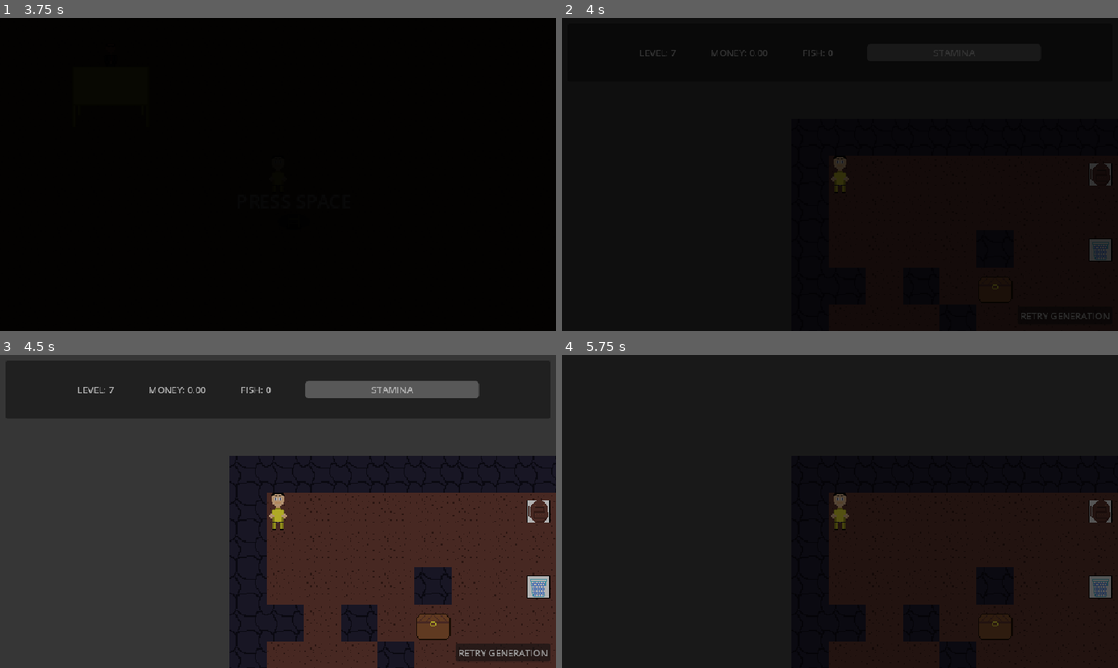
Above: before the commit, frames 1-4 (two rows, left to right).
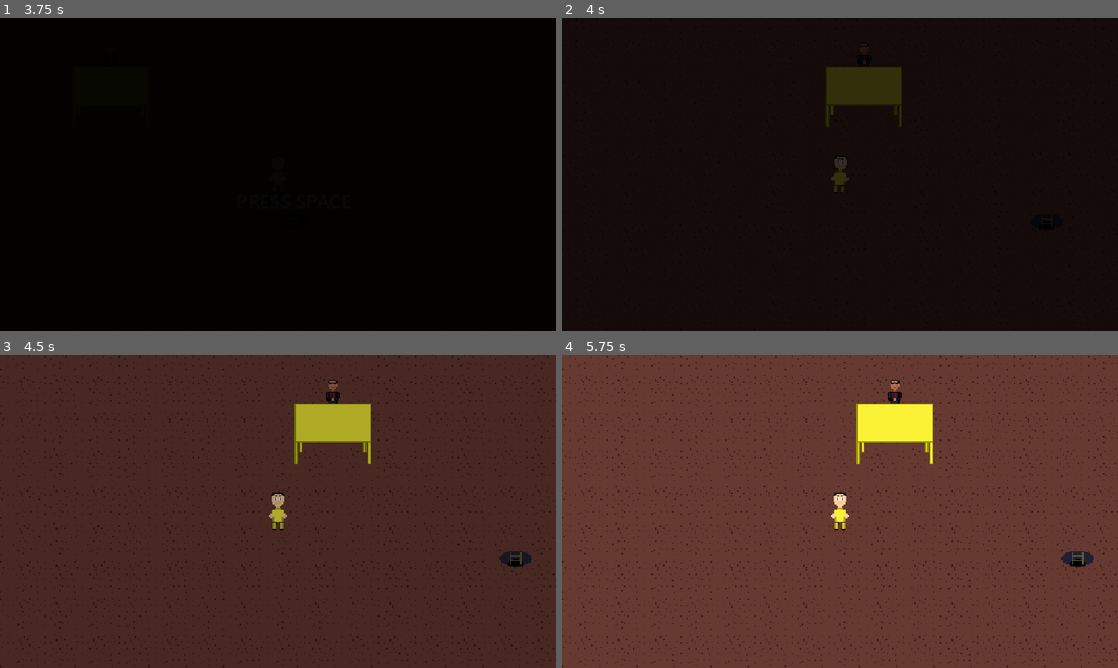
Above: after the commit, the same moments.

Repository: GustavoIgor/what-a-good-fish
Game: Godot game, scene res://Scenes/shop_zone.tscn
Same seed, same stepped clock (60 frames per second), same inputs: the game is played once before the commit and once after it. This scene is started directly instead of the project's main scene.
Inputs (mouse positions are in pixels of both pictures, inside the frame that each line leads up to):
- Up to frame 1 (3.75 s): tap Enter (ui_accept) at 0.5, 0.8, 2 s; move the mouse to (400, 158) at 0.52 s; hold D (right) 0.53-1.25 s; hold E (fishing) 0.53-1.25 s; click (400, 158) at 0.67 s; tap T (shop) at 0.77, 1.07 s; drag from (166, 190) to (194, 93) at 1.27 s; move the mouse to (333, 105) at 2.02 s; hold D (right) 2.03-2.75 s; hold T (shop) 2.03-2.75 s; click (333, 105) at 2.17 s; tap E (fishing) at 2.3 s; tap Space (next_dialogue) at 2.75, 3.5 s; drag from (250, 237) to (111, 127) at 2.77 s; move the mouse to (444, 221) at 3.52 s; hold A (left) from 3.53 s (still down); hold Space (next_dialogue) from 3.53 s (still down); click (444, 221) at 3.67 s
- Up to frame 2 (4 s): keep holding A (left); keep holding Space (next_dialogue); tap T (shop) at 3.77, 3.8 s
- Up to frame 3 (4.5 s): tap T (shop) at 4.07 s; tap Escape (cancel) at 4.15 s; release A (left) at 4.25 s; release Space (next_dialogue) at 4.25 s; click (500, 652) at 4.25 s, where only the run before the commit has a clickable "RETRY GENERATION"
- Up to frame 4 (5.75 s): click (1062, 652) at 5 s, where only the run before the commit has a clickable "RETRY GENERATION"

Frame 1 is identical in both runs. In frame 2, 2.3% of the frame differs, in the area x 14-99%, y 8-97%; in frame 3, 37%; in frame 4, 100%, in the area x 0-100%, y 0-100%.

Commit message:
Updated to Godot 4.5, Finished trade, add new songs and bug fixes

Diff:
--- a/Resources/consumable_item.gd
+++ b/Resources/consumable_item.gd
@@ -4,5 +4,5 @@
 @export var heal_amount: int = 0
 @export var stamina_restore: int = 0
 
-func use(target) -> void:
+func use() -> void:
 	Global.change_stamina(stamina_restore)
--- a/Resources/item_resource.gd
+++ b/Resources/item_resource.gd
@@ -4,5 +4,6 @@
 @export var id: String
 @export var name: String
 @export var description: String
-@export var icon: Texture2D
+@export var price : float
+@export var icon: Texture
 @export var stackable: bool = true
--- a/Resources/itens/small_potion.tres
+++ b/Resources/itens/small_potion.tres
@@ -6,10 +6,9 @@
 [resource]
 script = ExtResource("2_8k1e3")
 heal_amount = 20
-stamina_restore = 0
 id = "0"
 name = "Small Potion"
 description = "It's a regular potion"
+price = 150.5
 icon = ExtResource("1_3a7mt")
-stackable = true
 metadata/_custom_type_script = "uid://8cr13k3a1kow"
--- /dev/null
+++ b/Resources/trade_item_interface.tres
@@ -0,0 +1,8 @@
+[gd_resource type="StyleBoxFlat" format=3 uid="uid://h763tmt77xw7"]
+
+[resource]
+bg_color = Color(0.6897275, 0.21697894, 0, 0.5647059)
+corner_radius_top_left = 10
+corner_radius_top_right = 10
+corner_radius_bottom_right = 10
+corner_radius_bottom_left = 10
--- a/Scenes/buy_item_interface.tscn
+++ b/Scenes/buy_item_interface.tscn
@@ -1,6 +1,91 @@
-[gd_scene load_steps=2 format=3 uid="uid://dh5symvsxvmu8"]
+[gd_scene load_steps=4 format=3 uid="uid://dh5symvsxvmu8"]
 
 [ext_resource type="Script" uid="uid://c3pgbtt11q5yy" path="res://Scripts/buy_item_interface.gd" id="1_1ryuh"]
+[ext_resource type="PackedScene" uid="uid://ew425eutsfhw" path="res://Scenes/item_slot.tscn" id="2_7rsfw"]
+[ext_resource type="StyleBox" uid="uid://h763tmt77xw7" path="res://Resources/trade_item_interface.tres" id="2_khrdg"]
 
 [node name="BuyItemInterface" type="CanvasLayer"]
 script = ExtResource("1_1ryuh")
+singular_slot = ExtResource("2_7rsfw")
+
+[node name="Panel" type="Panel" parent="."]
+custom_minimum_size = Vector2(700, 400)
+anchors_preset = 8
+anchor_left = 0.5
+anchor_top = 0.5
+anchor_right = 0.5
+anchor_bottom = 0.5
+offset_left = -20.0
+offset_top = -20.0
+offset_right = 20.0
+offset_bottom = 20.0
+grow_horizontal = 2
+grow_vertical = 2
+theme_override_styles/panel = ExtResource("2_khrdg")
+
+[node name="GridContainer" type="GridContainer" parent="Panel"]
+custom_minimum_size = Vector2(330, 380)
+layout_mode = 1
+anchors_preset = 4
+anchor_top = 0.5
+anchor_bottom = 0.5
+offset_left = 10.0
+offset_top = -190.0
+offset_right = 340.0
+offset_bottom = 190.0
+grow_vertical = 2
+columns = 5
+
+[node name="TradeContainer" type="VBoxContainer" parent="Panel"]
+custom_minimum_size = Vector2(330, 380)
+layout_mode = 1
+anchors_preset = 6
+anchor_left = 1.0
+anchor_top = 0.5
+anchor_right = 1.0
+anchor_bottom = 0.5
+offset_left = -340.0
+offset_top = -190.0
+offset_right = -10.0
+offset_bottom = 190.0
+grow_horizontal = 0
+grow_vertical = 2
+theme_override_constants/separation = 30
+alignment = 1
+
+[node name="InitialLabel" type="Label" parent="Panel/TradeContainer"]
+layout_mode = 2
+text = "TEXT"
+horizontal_alignment = 1
+vertical_alignment = 1
+
+[node name="HBoxContainer" type="HBoxContainer" parent="Panel/TradeContainer"]
+layout_mode = 2
+alignment = 1
+
+[node name="ItemSlot" parent="Panel/TradeContainer/HBoxContainer" instance=ExtResource("2_7rsfw")]
+layout_mode = 2
+
+[node name="DescriptionLabel" type="Label" parent="Panel/TradeContainer"]
+layout_mode = 2
+text = "TEXT"
+horizontal_alignment = 1
+vertical_alignment = 1
+
+[node name="PriceLabel" type="Label" parent="Panel/TradeContainer"]
+layout_mode = 2
+text = "TEXT"
+horizontal_alignment = 1
+vertical_alignment = 1
+
+[node name="CurrentBalance" type="Label" parent="Panel/TradeContainer"]
+layout_mode = 2
+horizontal_alignment = 1
+vertical_alignment = 1
+
+[node name="BuyButton" type="Button" parent="Panel/TradeContainer"]
+visible = false
+layout_mode = 2
+text = "BUY"
+
+[connection signal="pressed" from="Panel/TradeContainer/BuyButton" to="." method="_on_buy_button_pressed"]
--- a/Scenes/sell_fish_interface.tscn
+++ b/Scenes/sell_fish_interface.tscn
@@ -75,8 +75,4 @@
 text = "SELL
 "
 
-[node name="DragPreview" type="TextureRect" parent="."]
-offset_right = 40.0
-offset_bottom = 40.0
-
-[connection signal="mouse_entered" from="Panel/TradeContainer/SellButton" to="." method="_on_sell_button_pressed"]
+[connection signal="pressed" from="Panel/TradeContainer/SellButton" to="." method="_on_sell_button_pressed"]
--- a/Scenes/sell_item_interface.tscn
+++ b/Scenes/sell_item_interface.tscn
@@ -1,6 +1,91 @@
-[gd_scene load_steps=2 format=3 uid="uid://ck0h6u5611vuw"]
+[gd_scene load_steps=4 format=3 uid="uid://ck0h6u5611vuw"]
 
 [ext_resource type="Script" uid="uid://mc4toxxwwwcj" path="res://Scripts/sell_item_interface.gd" id="1_uw2l5"]
+[ext_resource type="PackedScene" uid="uid://ew425eutsfhw" path="res://Scenes/item_slot.tscn" id="2_y668u"]
+[ext_resource type="StyleBox" uid="uid://h763tmt77xw7" path="res://Resources/trade_item_interface.tres" id="3_gbqxf"]
 
 [node name="SellItemInterface" type="CanvasLayer"]
 script = ExtResource("1_uw2l5")
+singular_slot = ExtResource("2_y668u")
+
+[node name="Panel" type="Panel" parent="."]
+custom_minimum_size = Vector2(700, 400)
+anchors_preset = 8
+anchor_left = 0.5
+anchor_top = 0.5
+anchor_right = 0.5
+anchor_bottom = 0.5
+offset_left = -20.0
+offset_top = -20.0
+offset_right = 20.0
+offset_bottom = 20.0
+grow_horizontal = 2
+grow_vertical = 2
+theme_override_styles/panel = ExtResource("3_gbqxf")
+
+[node name="GridContainer" type="GridContainer" parent="Panel"]
+custom_minimum_size = Vector2(330, 380)
+layout_mode = 1
+anchors_preset = 4
+anchor_top = 0.5
+anchor_bottom = 0.5
+offset_left = 10.0
+offset_top = -190.0
+offset_right = 340.0
+offset_bottom = 190.0
+grow_vertical = 2
+columns = 5
+
+[node name="TradeContainer" type="VBoxContainer" parent="Panel"]
+custom_minimum_size = Vector2(330, 380)
+layout_mode = 1
+anchors_preset = 6
+anchor_left = 1.0
+anchor_top = 0.5
+anchor_right = 1.0
+anchor_bottom = 0.5
+offset_left = -340.0
+offset_top = -190.0
+offset_right = -10.0
+offset_bottom = 190.0
+grow_horizontal = 0
+grow_vertical = 2
+theme_override_constants/separation = 30
+alignment = 1
+
+[node name="InitialLabel" type="Label" parent="Panel/TradeContainer"]
+layout_mode = 2
+text = "TEXT"
+horizontal_alignment = 1
+vertical_alignment = 1
+
+[node name="HBoxContainer" type="HBoxContainer" parent="Panel/TradeContainer"]
+layout_mode = 2
+alignment = 1
+
+[node name="ItemSlot" parent="Panel/TradeContainer/HBoxContainer" instance=ExtResource("2_y668u")]
+layout_mode = 2
+
+[node name="DescriptionLabel" type="Label" parent="Panel/TradeContainer"]
+layout_mode = 2
+text = "TEXT"
+horizontal_alignment = 1
+vertical_alignment = 1
+
+[node name="PriceLabel" type="Label" parent="Panel/TradeContainer"]
+layout_mode = 2
+text = "TEXT"
+horizontal_alignment = 1
+vertical_alignment = 1
+
+[node name="CurrentBalance" type="Label" parent="Panel/TradeContainer"]
+layout_mode = 2
+horizontal_alignment = 1
+vertical_alignment = 1
+
+[node name="SellButton" type="Button" parent="Panel/TradeContainer"]
+visible = false
+layout_mode = 2
+text = "SELL"
+
+[connection signal="pressed" from="Panel/TradeContainer/SellButton" to="." method="_on_sell_button_pressed"]
--- a/Scenes/shop_zone.tscn
+++ b/Scenes/shop_zone.tscn
@@ -1,5 +1,6 @@
-[gd_scene load_steps=7 format=4 uid="uid://udsgcl4sayq0"]
+[gd_scene load_steps=8 format=4 uid="uid://udsgcl4sayq0"]
 
+[ext_resource type="Script" uid="uid://5qv5hkhf5brg" path="res://Scripts/shop_zone.gd" id="1_gdxno"]
 [ext_resource type="Texture2D" uid="uid://d5c1uqs7uvtw" path="res://Assets/Arts/ground_tiles.png" id="1_w7qgv"]
 [ext_resource type="PackedScene" uid="uid://5rua4ytttpht" path="res://Scenes/vendor.tscn" id="2_gdxno"]
 [ext_resource type="PackedScene" uid="uid://dou71pvxktk12" path="res://Scenes/player.tscn" id="3_rklug"]
@@ -20,6 +21,7 @@
 sources/0 = SubResource("TileSetAtlasSource_uag1l")
 
 [node name="Shop_zone" type="Node2D"]
+script = ExtResource("1_gdxno")
 
 [node name="TileWrapper" type="Node2D" parent="."]
 
--- a/Scripts/buy_item_interface.gd
+++ b/Scripts/buy_item_interface.gd
@@ -1 +1,79 @@
 extends CanvasLayer
+
+@export var singular_slot : PackedScene
+@onready var grid := $Panel/GridContainer
+@onready var trade_slot := $Panel/TradeContainer/HBoxContainer/ItemSlot
+
+@onready var initial_label := $Panel/TradeContainer/InitialLabel
+@onready var description_label := $Panel/TradeContainer/DescriptionLabel
+@onready var price_label := $Panel/TradeContainer/PriceLabel
+@onready var current_balance := $Panel/TradeContainer/CurrentBalance
+@onready var buy_button := $Panel/TradeContainer/BuyButton
+
+const SlotClass = preload("res://Scripts/item_slot.gd")
+
+var item_index: int = -1
+var on_sale_itens : Array[Dictionary]
+
+func _ready() -> void:
+	check_sale_itens()
+	set_slots()
+	for i in range(grid.get_child_count()):
+		var slot: SlotClass = grid.get_child(i)
+		slot.gui_input.connect(slot_gui_input.bind(slot, i))
+	Global.money_changed.connect(_on_money_changed)
+	_on_money_changed()
+	analize_item()
+
+func check_sale_itens():
+	on_sale_itens.append(
+		{
+			"item" : preload("res://Resources/itens/small_potion.tres"),
+			"quantity" : 1
+		}
+	)
+
+func slot_gui_input(event: InputEvent, slot: SlotClass, slot_index: int) -> void:
+	if event is InputEventMouseButton and event.button_index == MOUSE_BUTTON_LEFT and event.pressed:
+		if slot.data:
+			trade_slot.set_data(slot.data)
+			item_index = slot_index
+			analize_item()
+	if event.is_action_pressed("cancel"):
+		cancel()
+
+func cancel():
+	item_index = -1
+	trade_slot.set_data({})
+	analize_item()
+
+func set_slots():
+	for i in on_sale_itens.size():
+		var slot := singular_slot.instantiate()
+		grid.add_child(slot)
+		slot.set_data(on_sale_itens[i])
+
+func analize_item():
+	if trade_slot.data:
+		initial_label.text = "It's a " + trade_slot.data["item"].name
+		description_label.text = trade_slot.data["item"].description
+		price_label.text = "I will sell it for " + str("%.2f" % trade_slot.data["item"].price) + "."
+		buy_button.show()
+	else:
+		initial_label.text = ""
+		description_label.text = ""
+		price_label.text = ""
+		buy_button.hide()
+
+func _on_money_changed():
+	current_balance.text = "Current balance: " + str("%.2f" % Global.money)
+
+func _on_buy_button_pressed() -> void:
+	if !trade_slot.data:
+		return
+	if trade_slot.data["item"].price > Global.money:
+		initial_label.text = "Not enough money"
+		return
+	InventoryManager.add_item(trade_slot.data["item"])
+	Global.change_money(-trade_slot.data["item"].price)
+	cancel()
--- a/Scripts/chest.gd
+++ b/Scripts/chest.gd
@@ -21,11 +21,11 @@
 	if event.is_action_pressed("ui_accept") and inside:
 		open()
 
-func _on_area_2d_body_entered(body: Node2D) -> void:
+func _on_area_2d_body_entered(_body: Node2D) -> void:
 	inside = true
 	$Label.show()
 
 
-func _on_area_2d_body_exited(body: Node2D) -> void:
+func _on_area_2d_body_exited(_body: Node2D) -> void:
 	inside = false
 	$Label.hide()
--- a/Scripts/dialogue_event_manager.gd
+++ b/Scripts/dialogue_event_manager.gd
@@ -1,5 +1,4 @@
 extends Node
-
 
 func _ready() -> void:
 	DialogueManager.choice_made.connect(_on_choice_made)
@@ -11,5 +10,10 @@
 			pass
 
 func _on_dialogue_ended():
-	if DialogueCommunicator.dialogue_name == "vendor_first_interaction":
-		Global.events["vendor_first_interaction"] = true
+	match DialogueCommunicator.dialogue_name:
+		"vendor_first_interaction":
+			Global.events["vendor_first_interaction"] = true
+		"fish_caught":
+			Global.fishing = false
+		"fish_caught_failed":
+			Global.fishing = false
--- a/Scripts/dungeon.gd
+++ b/Scripts/dungeon.gd
@@ -12,11 +12,12 @@
 @onready var tilemap := $TileWrapper/Ground  # Assuming your TileMap is a child node
 
 func _ready():
+	Global.is_descending = false
 	generate_room()
 	place_objects()
 	place_player()
 	InventoryManager.add_item(ItemGenerator.small_potion, 1)
-	#SoundManager.play_music(load("res://Assets/music/WHAT A GOOD FISH.wav"), false, -10)
+	SoundManager.play_music(load("res://Assets/music/WHAT A GOOD FISH.wav"), false, -10)
 
 func generate_room():
 	# Set all tiles to floor first
--- a/Scripts/global.gd
+++ b/Scripts/global.gd
@@ -14,6 +14,7 @@
 var max_hp := 100
 var level := 4
 var fishing := false
+var is_descending := false
 
 var events : Dictionary = {
 	"vendor_first_interaction" : false
@@ -47,7 +48,6 @@
 		Fade.fade_transition("res://Scenes/dungeon.tscn")
 		return
 	level += amount
-
 	if money >= 10000:
 		win()
 		return
--- a/Scripts/inventory_manager.gd
+++ b/Scripts/inventory_manager.gd
@@ -92,13 +92,13 @@
 				inventory_updated.emit()
 			return
 
-func remove_item_by_index(index : int):
-	if index >= 0 and index < item_inventory.size():
-		var f = item_inventory[index]
-		item_inventory[index] = {}
+func remove_item_by_index(index : int, quantity: int = 1):
+	if item_inventory[index]:
+		item_inventory[index]["quantity"] -= quantity
+		if item_inventory[index]["quantity"] <= 0:
+			item_inventory[index] = {}
 		inventory_updated.emit()
-		return f
-	return null
+		return
 
 func swap_item(from_index: int, to_index: int) -> bool:
 	if from_index == to_index:
--- a/Scripts/item_slot.gd
+++ b/Scripts/item_slot.gd
@@ -14,6 +14,10 @@
 
 func set_data(new_data: Dictionary) -> void:
 	data = new_data
+	refresh()
+
+func set_data_singular(new_data : Item) -> void:
+	data = {"item" : new_data, "quantity" : 1}
 	refresh()
 
 func clear() -> void:
--- a/Scripts/lake.gd
+++ b/Scripts/lake.gd
@@ -5,6 +5,8 @@
 
 func _input(event):
 	if event.is_action_pressed("fishing") and inside:
+		if Global.fishing:
+			return
 		if Global.stamina < 33:
 			label.text = "You have no stamina to fish now"
 		elif InventoryManager.get_fish_quantity() >= InventoryManager.fish_capacity:
--- a/Scripts/sell_fish_interface.gd
+++ b/Scripts/sell_fish_interface.gd
@@ -1,6 +1,6 @@
 extends CanvasLayer
 
-@export var  singular_slot : PackedScene
+@export var singular_slot : PackedScene
 @onready var grid_container := $Panel/GridContainer
 @onready var trade_slot := $Panel/TradeContainer/HBoxContainer/Slot
 
--- a/Scripts/sell_item_interface.gd
+++ b/Scripts/sell_item_interface.gd
@@ -1 +1,77 @@
 extends CanvasLayer
+@export var singular_slot : PackedScene
+@onready var grid := $Panel/GridContainer
+@onready var trade_slot := $Panel/TradeContainer/HBoxContainer/ItemSlot
+
+@onready var initial_label := $Panel/TradeContainer/InitialLabel
+@onready var description_label := $Panel/TradeContainer/DescriptionLabel
+@onready var price_label := $Panel/TradeContainer/PriceLabel
+@onready var current_balance := $Panel/TradeContainer/CurrentBalance
+@onready var sell_button := $Panel/TradeContainer/SellButton
+
+const SlotClass = preload("res://Scripts/item_slot.gd")
+
+var item_index: int = -1
+var valor : float
+
+func _ready() -> void:
+	set_slots()
+	_on_inventory_updated()
+	for i in range(grid.get_child_count()):
+		var slot: SlotClass = grid.get_child(i)
+		slot.gui_input.connect(slot_gui_input.bind(slot, i))
+	Global.money_changed.connect(_on_money_changed)
+	InventoryManager.connect("inventory_updated", _on_inventory_updated)
+	_on_money_changed()
+	analize_item()
+
+func slot_gui_input(event: InputEvent, slot: SlotClass, slot_index: int) -> void:
+	if event is InputEventMouseButton and event.button_index == MOUSE_BUTTON_LEFT and event.pressed:
+		if slot.data:
+			trade_slot.set_data_singular(slot.data["item"])
+			item_index = slot_index
+			analize_item()
+	if event.is_action_pressed("cancel"):
+		cancel()
+
+func cancel():
+	item_index = -1
+	trade_slot.set_data({})
+	analize_item()
+	valor = 0
+
+func set_slots():
+	for i in InventoryManager.item_capacity:
+		grid.add_child(singular_slot.instantiate())
+
+func _on_inventory_updated() -> void:
+	for i in range(grid.get_child_count()):
+		var slot: SlotClass = grid.get_child(i)
+		var item: Dictionary = InventoryManager.get_item_at(i)
+		if item:
+			slot.set_data(item)
+		else:
+			slot.clear()
+
+func analize_item():
+	if trade_slot.data:
+		valor = trade_slot.data["item"].price * 0.6
+		initial_label.text = "It's a " + trade_slot.data["item"].name
+		description_label.text = trade_slot.data["item"].description
+		price_label.text = "I will buy it for " + str("%.2f" % valor) + "."
+		sell_button.show()
+	else:
+		initial_label.text = ""
+		description_label.text = ""
+		price_label.text = ""
+		sell_button.hide()
+
+func _on_money_changed():
+	current_balance.text = "Current balance: " + str("%.2f" % Global.money)
+
+func _on_sell_button_pressed() -> void:
+	if !trade_slot.data:
+		return
+	InventoryManager.remove_item_by_index(item_index)
+	Global.change_money(valor)
+	cancel()
--- /dev/null
+++ b/Scripts/shop_zone.gd
@@ -0,0 +1,8 @@
+extends Node2D
+
+func _ready() -> void:
+	Global.is_descending = false
+	if Global.level > 50:
+		SoundManager.play_music(preload("res://Assets/music/Shopver_1.mp3"), false, -10)
+	else:
+		SoundManager.play_music(preload("res://Assets/music/Shopver_2.mp3"), false, -10)
--- a/Scripts/stairs.gd
+++ b/Scripts/stairs.gd
@@ -4,13 +4,16 @@
 
 func _input(event):
 	if event.is_action_pressed("ui_accept") and inside:
+		if Global.is_descending:
+			return
 		SoundManager.play_sfx(load("res://Assets/SFX/ladder-going-up-82092.mp3"), -20)
+		Global.is_descending = true
 		Global.descent(1)
 
-func _on_interaction_area_2d_body_entered(body: Node2D) -> void:
+func _on_interaction_area_2d_body_entered(_body: Node2D) -> void:
 	inside = true
 	$Label.show()
 
-func _on_interaction_area_2d_body_exited(body: Node2D) -> void:
+func _on_interaction_area_2d_body_exited(_body: Node2D) -> void:
 	inside = false
 	$Label.hide()
--- a/Scripts/vendor.gd
+++ b/Scripts/vendor.gd
@@ -2,6 +2,8 @@
 @onready var label := $Label
 @onready var trade_interface = $TradeInterface
 var inside := false
+
+
 
 func _on_shop_area_2d_body_entered(_body: Node2D) -> void:
 	label.show()
--- a/project.godot
+++ b/project.godot
@@ -12,7 +12,7 @@
 
 config/name="What a Good Fish"
 run/main_scene="uid://sguwh3hysrty"
-config/features=PackedStringArray("4.4", "GL Compatibility")
+config/features=PackedStringArray("4.5", "GL Compatibility")
 
 [autoload]
 
@@ -78,6 +78,7 @@
 cancel={
 "deadzone": 0.2,
 "events": [Object(InputEventKey,"resource_local_to_scene":false,"resource_name":"","device":-1,"window_id":0,"alt_press …(195 unchanged characters)…
+, Object(InputEventMouseButton,"resource_local_to_scene":false,"resource_name":"","device":-1,"window_id":0,"alt_pressed":false,"shift_pressed":false,"ctrl_pressed":false,"meta_pressed":false,"button_mask":2,"position":Vector2(230, 11),"global_position":Vector2(239, 59),"factor":1.0,"button_index":2,"canceled":false,"pressed":true,"double_click":false,"script":null)
 ]
 }
 show_it={
Not shown, added: Assets/music/Shopver_1.mp3.import
Not shown, added: Assets/music/Shopver_2.mp3.import
Not shown: 1 places in Scenes/item_slot.tscn that only renumber resources
Not shown, added: Scripts/shop_zone.gd.uid
Not shown, added: Assets/music/Shopver_1.mp3
Not shown, added: Assets/music/Shopver_2.mp3
